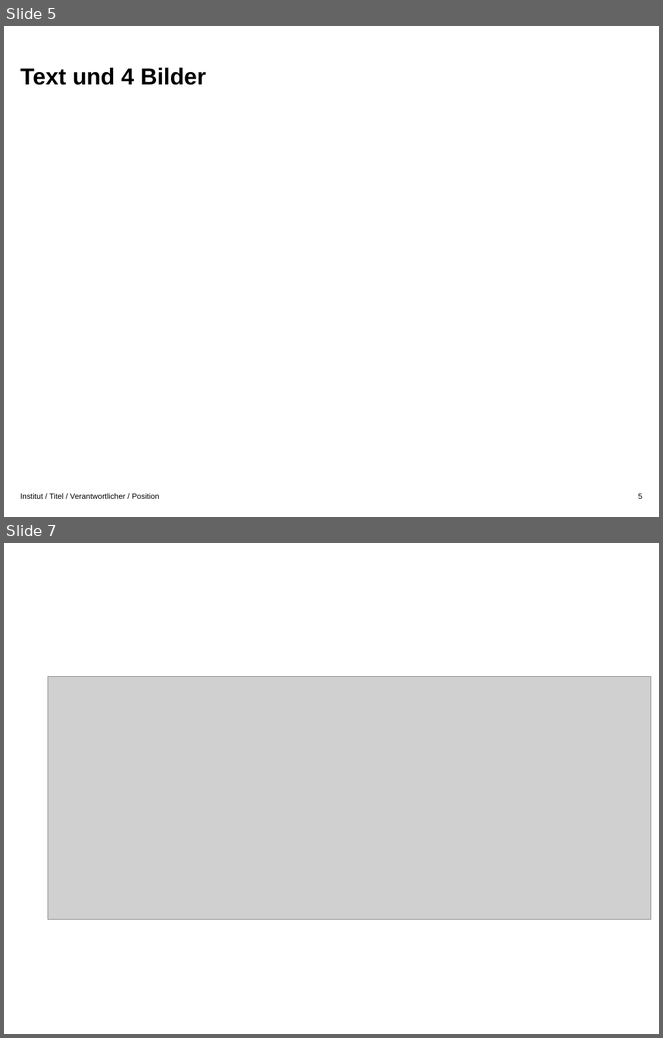
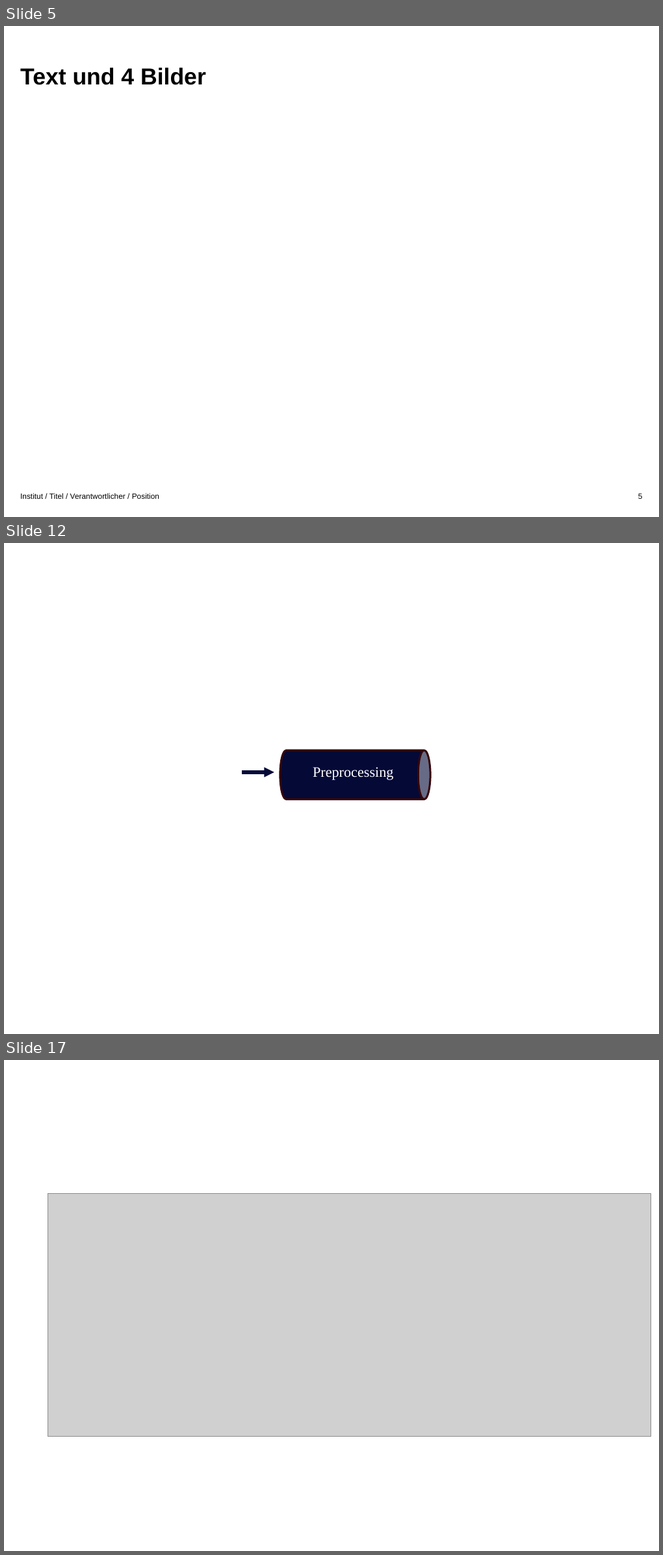
Before and after one commit to gsindlinger/IDSTA-Text-Miners, a slide deck: graphics.pptx. Shown one above the other, each under a label of ours: slides 5 and 7 before the commit, slides 5, 12 and 17 after it; the slides between them are not shown. The pictures are 663x1038 and 663x1555 pixels, drawn with LibreOffice and Linux fonts; fonts in the diff are those of the drawing; grey boxes stand for pictures; background and template pictures are left out. Boxes give left, top, right and bottom in pixels: in the first picture for what was removed or moved away, otherwise in the second. Text is boxed around its words. In the diff, an @@ line names an element or a change of style, - is before the commit and + after.

```diff
--- a/graphics.pptx
+++ b/graphics.pptx
@@ slide 12 added at [4,543,659,1034], background #FFFFFF @@
@@ cylinder added at [280,750,430,800], fill #040936, outline #36060A 2 pt @@
@@ arrow added from (242, 772) to (274, 772), #040936 3.5 pt @@
@@ text added at [313,767,393,780], 15 pt, text #FFFFFF @@
+Preprocessing
@@ what was slide 7 is now slide 17 @@
```
Also in this commit, not shown: 2 slides changed, 9 other slides added.
